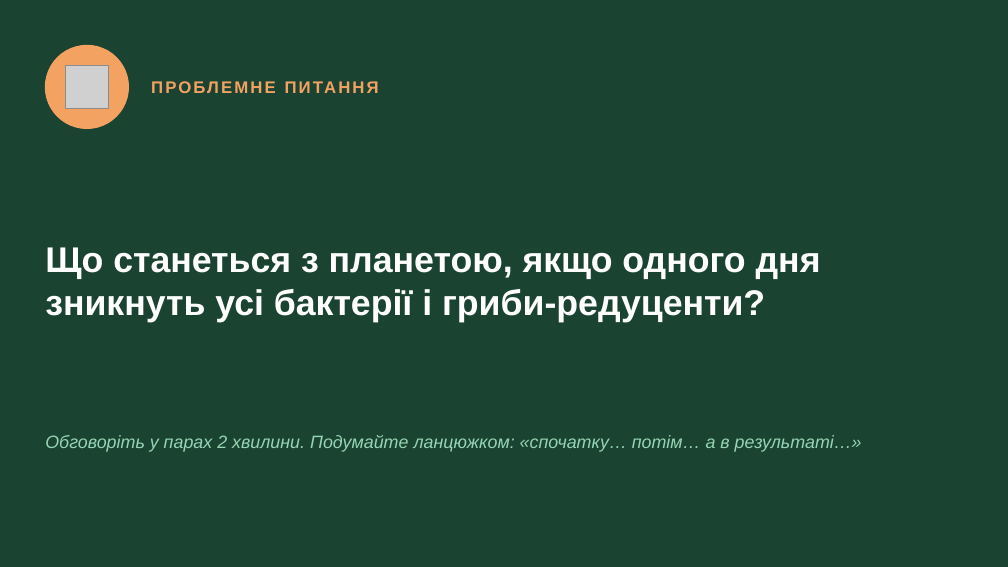
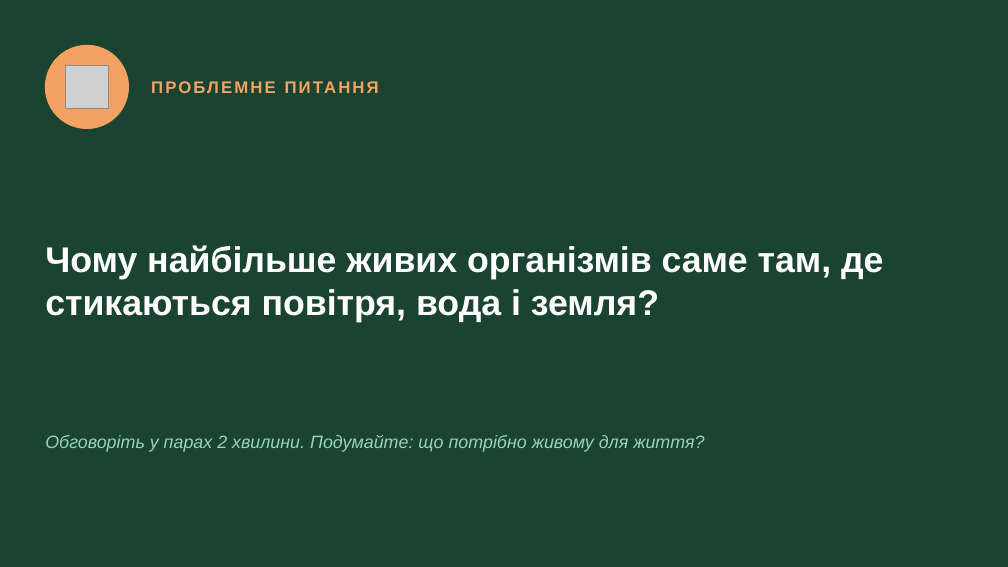
Before and after one commit to batalovatetyana-boop/-1, a slide deck: slide 13 of presentations/00_Біосфера_Землі.pptx (slide 16 before the commit). Drawn at 1008x567 pixels with LibreOffice and Linux fonts; fonts in the diff are those of the drawing; grey boxes stand for pictures. Boxes give left, top, right and bottom in pixels: in the first picture for what was removed or moved away, otherwise in the second. Text is boxed around its words. In the diff, an @@ line names an element or a change of style, - is before the commit and + after.

```diff
--- a/presentations/00_Біосфера_Землі.pptx
+++ b/presentations/00_Біосфера_Землі.pptx
@@ text at [45, 245, 883, 322]: text changed @@
-Що станеться з планетою, якщо одного дня зникнуть усі бактерії і гриби-редуценти?
+Чому найбільше живих організмів саме там, де стикаються повітря, вода і земля?
@@ text at [45, 435, 704, 452]: text changed @@
-Обговоріть у парах 2 хвилини. Подумайте ланцюжком: «спочатку… потім… а в результаті…»
+Обговоріть у парах 2 хвилини. Подумайте: що потрібно живому для життя?
```
Also in this commit, not shown: 13 other slides changed, 14 slides added, 30 slides removed, 2 other files.
